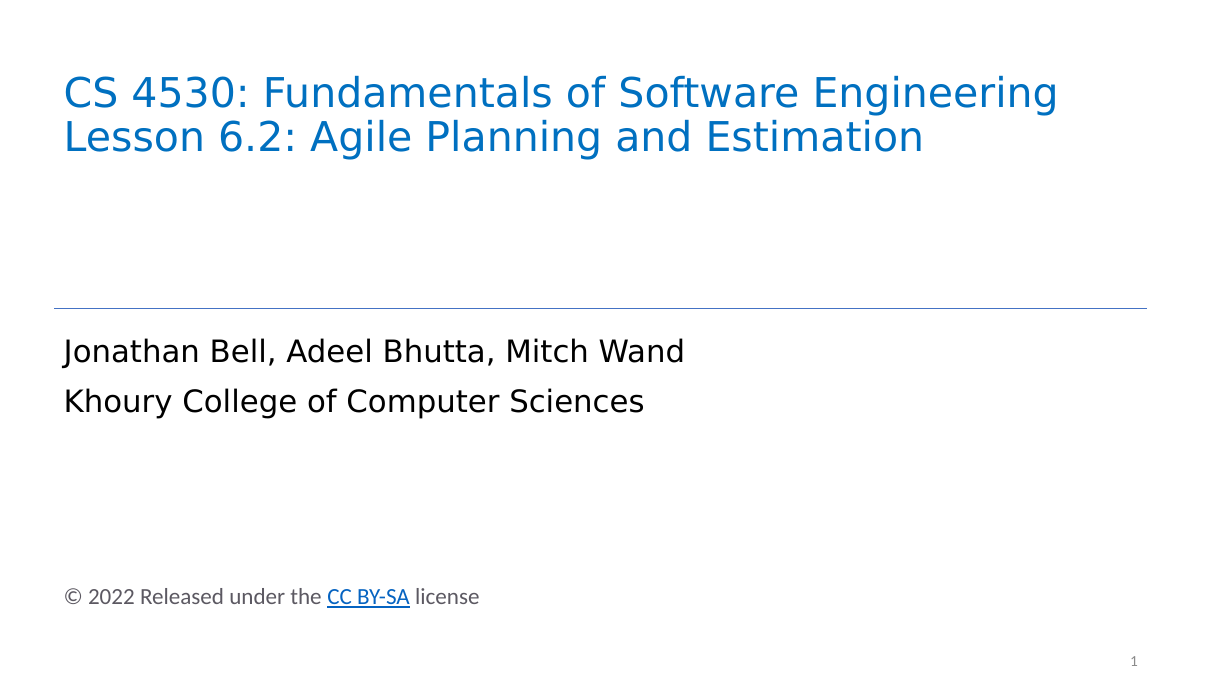
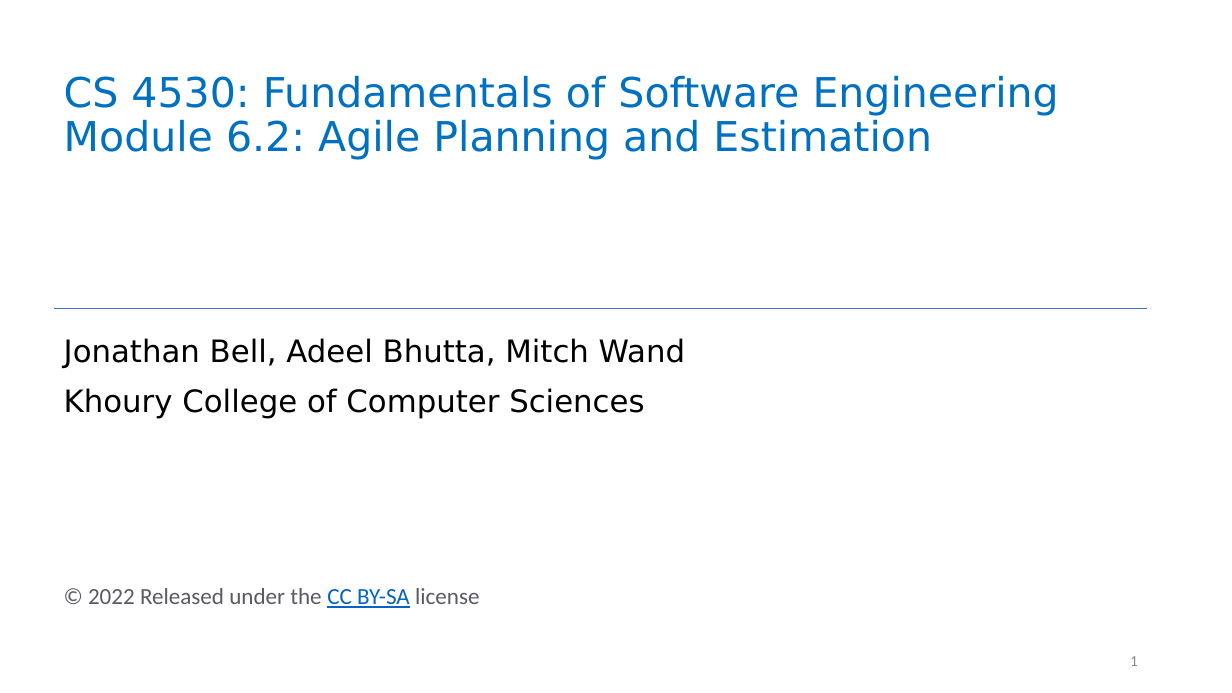
Before and after one commit to neu-se/CS4530-Fall-2022, a slide deck: slide 1 of Slides/Module 06.2 Agile Planning and Estimation.pptx. Drawn at 1232x693 pixels with LibreOffice and Linux fonts; fonts in the diff are those of the drawing. Boxes give left, top, right and bottom in pixels: in the first picture for what was removed or moved away, otherwise in the second. Text is boxed around its words. In the diff, an @@ line names an element or a change of style, - is before the commit and + after.

Commit message:
updated slides - cut some fat!

```diff
--- a/Slides/Module 06.2 Agile Planning and Estimation.pptx
+++ b/Slides/Module 06.2 Agile Planning and Estimation.pptx
@@ title at (64, 75, 1059, 160): text changed @@
-CS 4530: Fundamentals of Software Engineering
-Lesson 6.2: Agile Planning and Estimation
+CS 4530: Fundamentals of Software Engineering
+Module 6.2: Agile Planning and Estimation
```
Also in this commit, not shown: 1 slide removed.
